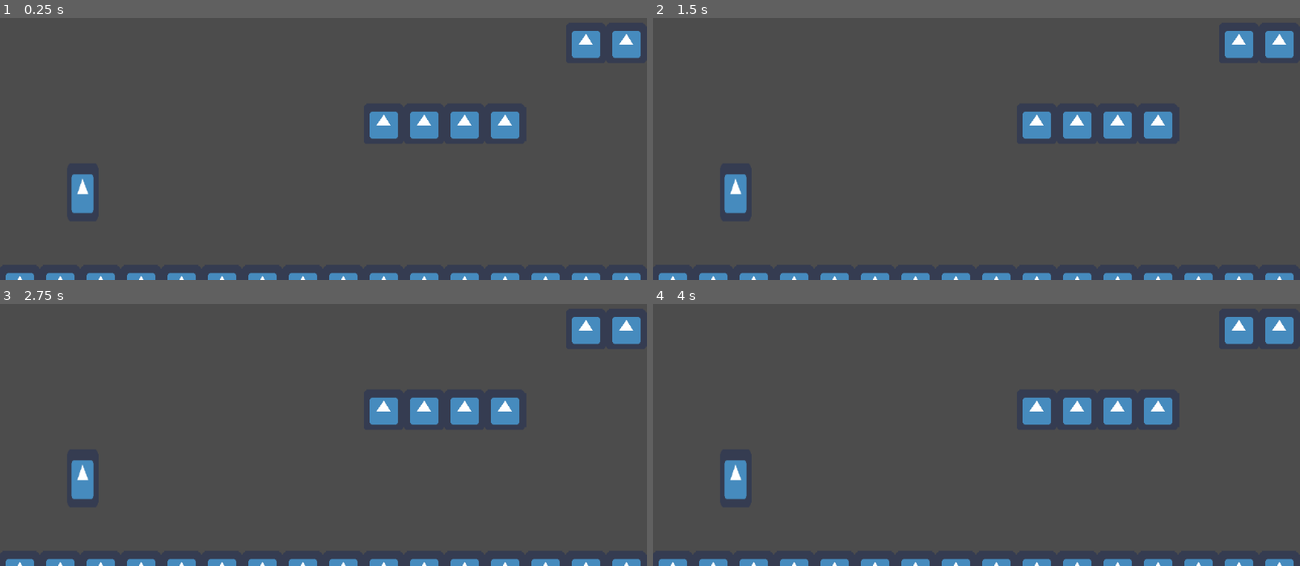
Above: before the commit, frames 1-4 (two rows, left to right).
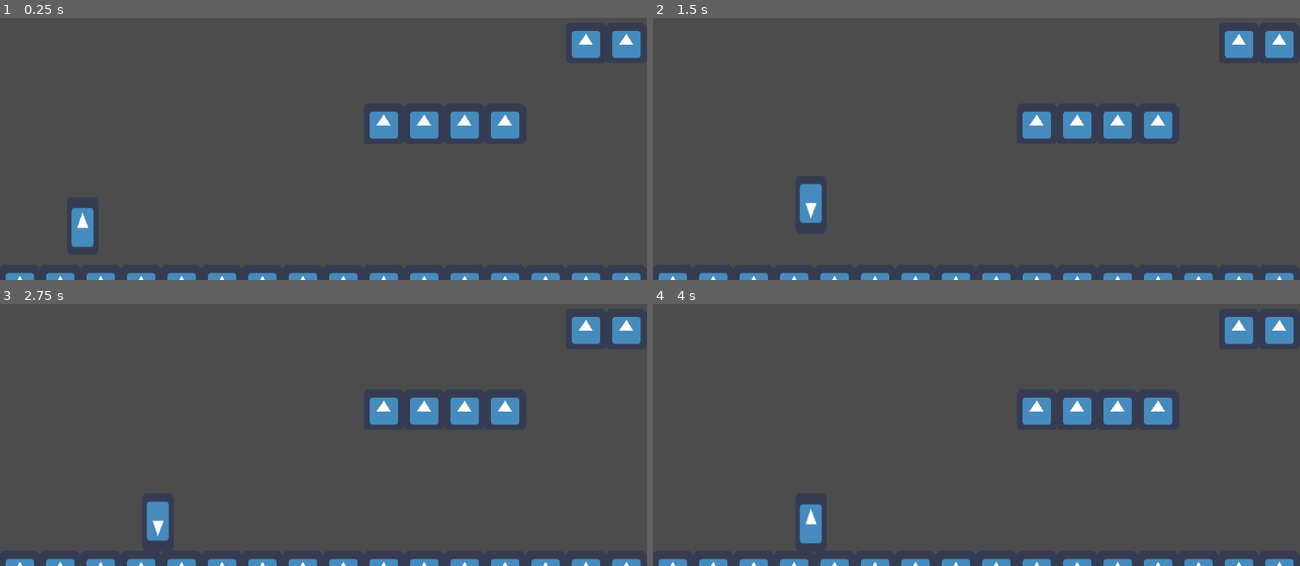
Above: after the commit, the same moments.

Repository: c0vvb0yy/jame-gam-18
Game: Godot game, scene res://src/Base.tscn
Two runs of this game, one before a commit and one after it. Both use one fixed random seed, a clock stepped at 60 frames per second and the inputs below. Before the commit the project has no main scene; this scene is started directly in both runs. The engine's default icon, where the game draws it, is replaced by a stand-in: a white triangle on a blue panel in a dark square.
Inputs:
- Up to frame 1 (0.25 s): no input
- Up to frame 2 (1.5 s): hold S (move_crouch, bound only after the commit) 0.53-1.28 s; hold D (move_right) from 0.53 s (still down); tap W (move_jump, bound only after the commit) at 0.77, 0.8, 1.07, 1.35 s
- Up to frame 3 (2.75 s): tap W (move_jump, bound only after the commit) at 1.52, 1.82, 2.3 s; tap S (move_crouch, bound only after the commit) at 1.55 s; release D (move_right) at 2.03 s; hold A (move_left) from 2.03 s (still down); hold S (move_crouch, bound only after the commit) from 2.03 s (still down)
- Up to frame 4 (4 s): release A (move_left) at 2.78 s; release S (move_crouch, bound only after the commit) at 2.78 s; hold D (move_right) from 2.78 s (still down); tap S (move_crouch, bound only after the commit) at 2.85 s; tap W (move_jump, bound only after the commit) at 3.02, 3.32, 3.6, 3.77 s

The runs differ from the first frame. In frame 1, 0.9% of the frame differs, in the area x 11-15%, y 59-88%; in frame 2, 1.0%, in the area x 11-27%, y 59-79%; in frame 3, 1.0%; in frame 4, 1.0%.

Commit message:
base movment steht erstmal

Diff:
--- a/project.godot
+++ b/project.godot
@@ -8,9 +8,20 @@
 
 config_version=4
 
+_global_script_classes=[ {
+"base": "Node2D",
+"class": "Player",
+"language": "GDScript",
+"path": "res://src/Player.gd"
+} ]
+_global_script_class_icons={
+"Player": ""
+}
+
 [application]
 
 config/name="Jame-gam- 18"
+run/main_scene="res://src/Base.tscn"
 config/icon="res://icon.png"
 
 [input]
@@ -27,6 +38,18 @@
 , Object(InputEventKey,"resource_local_to_scene":false,"resource_name":"","device":0,"alt":false,"shift":false,"control":false,"meta":false,"command":false,"pressed":false,"scancode":0,"physical_scancode":16777231,"unicode":0,"echo":false,"script":null)
  ]
 }
+move_jump={
+"deadzone": 0.5,
+"events": [ Object(InputEventKey,"resource_local_to_scene":false,"resource_name":"","device":0,"alt":false,"shift":false,"control":false,"meta":false,"command":false,"pressed":false,"scancode":0,"physical_scancode":87,"unicode":0,"echo":false,"script":null)
+, Object(InputEventKey,"resource_local_to_scene":false,"resource_name":"","device":0,"alt":false,"shift":false,"control":false,"meta":false,"command":false,"pressed":false,"scancode":0,"physical_scancode":32,"unicode":0,"echo":false,"script":null)
+ ]
+}
+move_crouch={
+"deadzone": 0.5,
+"events": [ Object(InputEventKey,"resource_local_to_scene":false,"resource_name":"","device":0,"alt":false,"shift":false,"control":false,"meta":false,"command":false,"pressed":false,"scancode":0,"physical_scancode":83,"unicode":0,"echo":false,"script":null)
+, Object(InputEventKey,"resource_local_to_scene":false,"resource_name":"","device":0,"alt":false,"shift":false,"control":false,"meta":false,"command":false,"pressed":false,"scancode":0,"physical_scancode":16777238,"unicode":0,"echo":false,"script":null)
+ ]
+}
 
 [physics]
 
--- a/src/Base.tscn
+++ b/src/Base.tscn
@@ -1,10 +1,10 @@
 [gd_scene load_steps=5 format=2]
 
-[ext_resource path="res://src/PlayerMovement.gd" type="Script" id=1]
+[ext_resource path="res://src/Player.tscn" type="PackedScene" id=1]
 [ext_resource path="res://icon.png" type="Texture" id=2]
 
-[sub_resource type="CapsuleShape2D" id=1]
-radius = 22.0344
+[sub_resource type="ConvexPolygonShape2D" id=3]
+points = PoolVector2Array( 65, 64, 0, 64, 0, 0, 65, 1 )
 
 [sub_resource type="TileSet" id=2]
 0/name = "icon.png 0"
@@ -17,25 +17,21 @@
 0/navigation_offset = Vector2( 0, 0 )
 0/shape_offset = Vector2( 0, 0 )
 0/shape_transform = Transform2D( 1, 0, 0, 1, 0, 0 )
+0/shape = SubResource( 3 )
 0/shape_one_way = false
-0/shape_one_way_margin = 0.0
-0/shapes = [  ]
+0/shape_one_way_margin = 1.0
+0/shapes = [ {
+"autotile_coord": Vector2( 0, 0 ),
+"one_way": false,
+"one_way_margin": 1.0,
+"shape": SubResource( 3 ),
+"shape_transform": Transform2D( 1, 0, 0, 1, 0, 0 )
+} ]
 0/z_index = 0
 
 [node name="Node2D" type="Node2D"]
 
-[node name="Player" type="Node2D" parent="."]
-position = Vector2( 131, 461 )
-scale = Vector2( -0.77152, 1.43211 )
-
-[node name="Sprite" type="Sprite" parent="Player"]
-texture = ExtResource( 2 )
-
-[node name="PlayerMovement" type="KinematicBody2D" parent="Player"]
-script = ExtResource( 1 )
-
-[node name="CollisionShape2D" type="CollisionShape2D" parent="Player/PlayerMovement"]
-shape = SubResource( 1 )
+[node name="Player" parent="." instance=ExtResource( 1 )]
 
 [node name="TileMap" type="TileMap" parent="."]
 tile_set = SubResource( 2 )
--- /dev/null
+++ b/src/Player.gd
@@ -0,0 +1,17 @@
+extends Node2D
+
+class_name Player
+
+# Declare member variables here. Examples:
+# var a = 2
+# var b = "text"
+
+
+# Called when the node enters the scene tree for the first time.
+func _ready():
+	pass # Replace with function body.
+
+
+# Called every frame. 'delta' is the elapsed time since the previous frame.
+#func _process(delta):
+#	pass
--- /dev/null
+++ b/src/Player.tscn
@@ -0,0 +1,29 @@
+[gd_scene load_steps=5 format=2]
+
+[ext_resource path="res://src/Player.gd" type="Script" id=1]
+[ext_resource path="res://src/PlayerMovement.gd" type="Script" id=2]
+[ext_resource path="res://icon.png" type="Texture" id=3]
+
+[sub_resource type="RectangleShape2D" id=4]
+extents = Vector2( 30.4594, 31.4221 )
+
+[node name="Player" type="Node2D"]
+position = Vector2( 131, 461 )
+scale = Vector2( -0.77152, 1.43211 )
+script = ExtResource( 1 )
+
+[node name="PlayerMovement" type="KinematicBody2D" parent="."]
+script = ExtResource( 2 )
+speed = 400
+jump_strength = 750
+max_jumps = 2
+gravity = 10
+max_slide_force = 600
+
+[node name="CollisionShape2D" type="CollisionShape2D" parent="PlayerMovement"]
+position = Vector2( 0.648071, 3.05176e-05 )
+shape = SubResource( 4 )
+
+[node name="Sprite" type="Sprite" parent="PlayerMovement"]
+texture = ExtResource( 3 )
+region_rect = Rect2( 0, 0, 0, -7.76 )
--- a/src/PlayerMovement.gd
+++ b/src/PlayerMovement.gd
@@ -4,20 +4,96 @@
 export var jump_strength :int
 export var max_jumps : int
 export var gravity : int
+export var max_slide_force : int
 
 var jumps_made = 0;
+var slide_force = 0;
 var velocity = Vector2.ZERO;
 
+#move state vars
+var is_falling : bool
+var is_jumping : bool
+var is_double_jumping : bool
+var is_jump_cancelled : bool
+var is_running : bool
+var is_crouching : bool
+var is_sliding : bool
+var is_idling : bool
+
+var input = 0
+var slide_decay = 15
+
+onready var sprite = $Sprite
 # Called when the node enters the scene tree for the first time.
 func _ready():
 	pass # Replace with function body.
 
 func _physics_process(delta):
-	var horizontal_direction = (
-		Input.get_action_strength("move_right")
-		- Input.get_action_strength("move_left")
-	)
-	velocity.x = horizontal_direction * speed
+	apply_gravity()
+	if Input.is_action_just_pressed("move_right"):
+		input = 1
+	if Input.is_action_just_pressed("move_left"):
+		input = -1
+	if Input.is_action_just_released("move_right") || Input.is_action_just_released("move_left"):
+		input = 0
+	if is_sliding:
+		if(input == 1):
+			slide_force = max_slide_force
+		else:
+			slide_force = -max_slide_force
+		input = 0
+	if slide_force > 0:
+		slide_force -= slide_decay
+		if slide_force <= 0:
+			velocity.x = 0
+	elif slide_force < 0:
+		slide_force += slide_decay
+		if slide_force >= 0:
+			velocity.x = 0
+
+	velocity.x = input * speed + slide_force
 	velocity.y += gravity * delta
 
+	get_move_state()
+	if is_idling:
+		jumps_made = 0;
+		if(sprite.is_flipped_v()):
+			sprite.set_flip_v(false)
+
+	if is_jumping:
+		jumps_made += 1
+		velocity.y = -jump_strength
+	if is_double_jumping && jumps_made <= max_jumps:
+		jumps_made += 1
+		velocity.y = -jump_strength
+	if is_jump_cancelled:
+		velocity.y = 0
+	if is_crouching:
+		sprite.set_flip_v(true)
+
 	velocity = move_and_slide(velocity, Vector2.UP)
+	print(is_sliding)
+	print(slide_force)
+
+func get_move_state():
+	is_falling = velocity.y > 0.0 && !is_on_floor()
+	is_jumping = Input.is_action_just_pressed("move_jump") && is_on_floor()
+	is_double_jumping = Input.is_action_just_pressed("move_jump") && !is_on_floor()
+	is_jump_cancelled = Input.is_action_just_released("move_jump") && velocity.y < 0.0
+	is_running = is_on_floor() && velocity.x > 1
+	is_crouching = Input.is_action_pressed("move_crouch")
+	is_sliding = Input.is_action_just_pressed("move_crouch") && !is_zero_approx(velocity.x)
+	is_idling = is_on_floor() && velocity.x < 1 && !is_crouching
+
+func apply_gravity() -> void:
+	# faster acceleration at start of fall with upper limit
+	if velocity.y < 100:
+		velocity.y += gravity * 5
+	elif velocity.y < 250:
+		velocity.y += gravity * 2
+	elif velocity.y < 500:
+		velocity.y += gravity * 1.5
+	elif velocity.y > 2000:
+		velocity.y = 2000
+	else:
+		velocity.y += gravity
